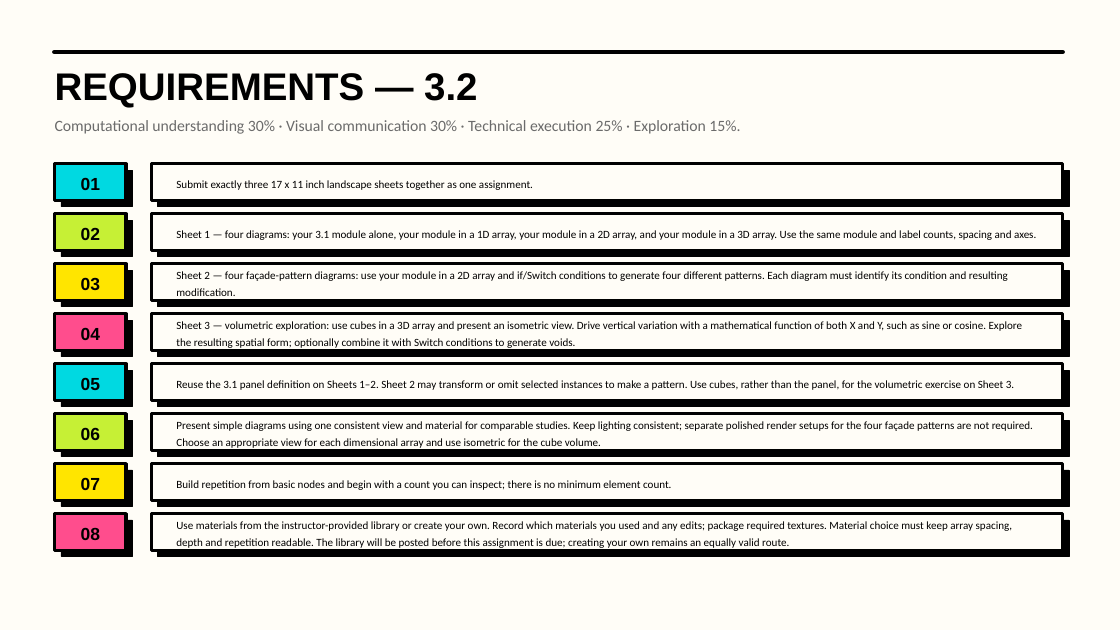
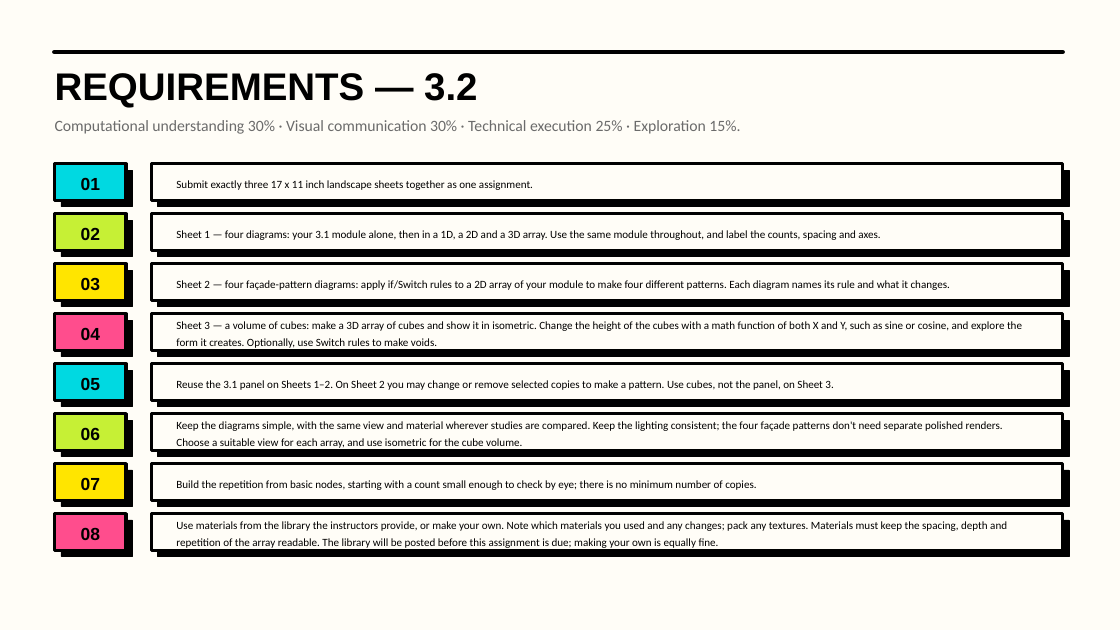
Before and after one commit to luigipacheco/arc3133, a slide deck: slide 15 of slides/ARC3133_Class06.pptx. Drawn at 1120x630 pixels with LibreOffice and Linux fonts; fonts in the diff are those of the drawing. Boxes give left, top, right and bottom in pixels: in the first picture for what was removed or moved away, otherwise in the second. Text is boxed around its words. In the diff, an @@ line names an element or a change of style, - is before the commit and + after.

Commit message:
update to simpler language

```diff
--- a/slides/ARC3133_Class06.pptx
+++ b/slides/ARC3133_Class06.pptx
@@ text at [176, 230, 880, 240]: text changed @@
-Sheet 1 — four diagrams: your 3.1 module alone, your module in a 1D array, your module in a 2D array, and your module in a 3D array. Use the same module and label counts, spacing and axes.
+Sheet 1 — four diagrams: your 3.1 module alone, then in a 1D, a 2D and a 3D array. Use the same module throughout, and label the counts, spacing and axes.
@@ text at [176, 280, 950, 290]: text changed @@
-Sheet 2 — four façade-pattern diagrams: use your module in a 2D array and if/Switch conditions to generate four different patterns. Each diagram must identify its condition and resulting modification.
+Sheet 2 — four façade-pattern diagrams: apply if/Switch rules to a 2D array of your module to make four different patterns. Each diagram names its rule and what it changes.
@@ text at [176, 321, 1022, 350]: text changed @@
-Sheet 3 — volumetric exploration: use cubes in a 3D array and present an isometric view. Drive vertical variation with a mathematical function of both X and Y, such as sine or cosine. Explore the resulting spatial form; optionally combine it with Switch conditions to generate voids.
+Sheet 3 — a volume of cubes: make a 3D array of cubes and show it in isometric. Change the height of the cubes with a math function of both X and Y, such as sine or cosine, and explore the form it creates. Optionally, use Switch rules to make voids.
@@ text at [176, 380, 833, 390]: text changed @@
-Reuse the 3.1 panel definition on Sheets 1–2. Sheet 2 may transform or omit selected instances to make a pattern. Use cubes, rather than the panel, for the volumetric exercise on Sheet 3.
+Reuse the 3.1 panel on Sheets 1–2. On Sheet 2 you may change or remove selected copies to make a pattern. Use cubes, not the panel, on Sheet 3.
@@ text at [176, 421, 1003, 450]: text changed @@
-Present simple diagrams using one consistent view and material for comparable studies. Keep lighting consistent; separate polished render setups for the four façade patterns are not required. Choose an appropriate view for each dimensional array and use isometric for the cube volume.
+Keep the diagrams simple, with the same view and material wherever studies are compared. Keep the lighting consistent; the four façade patterns don't need separate polished renders. Choose a suitable view for each array, and use isometric for the cube volume.
@@ text at [176, 480, 756, 490]: text changed @@
-Build repetition from basic nodes and begin with a count you can inspect; there is no minimum element count.
+Build the repetition from basic nodes, starting with a count small enough to check by eye; there is no minimum number of copies.
@@ text at [176, 521, 1007, 550]: text changed @@
-Use materials from the instructor-provided library or create your own. Record which materials you used and any edits; package required textures. Material choice must keep array spacing, depth and repetition readable. The library will be posted before this assignment is due; creating your own remains an equally valid route.
+Use materials from the library the instructors provide, or make your own. Note which materials you used and any changes; pack any textures. Materials must keep the spacing, depth and repetition of the array readable. The library will be posted before this assignment is due; making your own is equally fine.
```
Also in this commit, not shown: 2 other slides changed, 33 other files.
